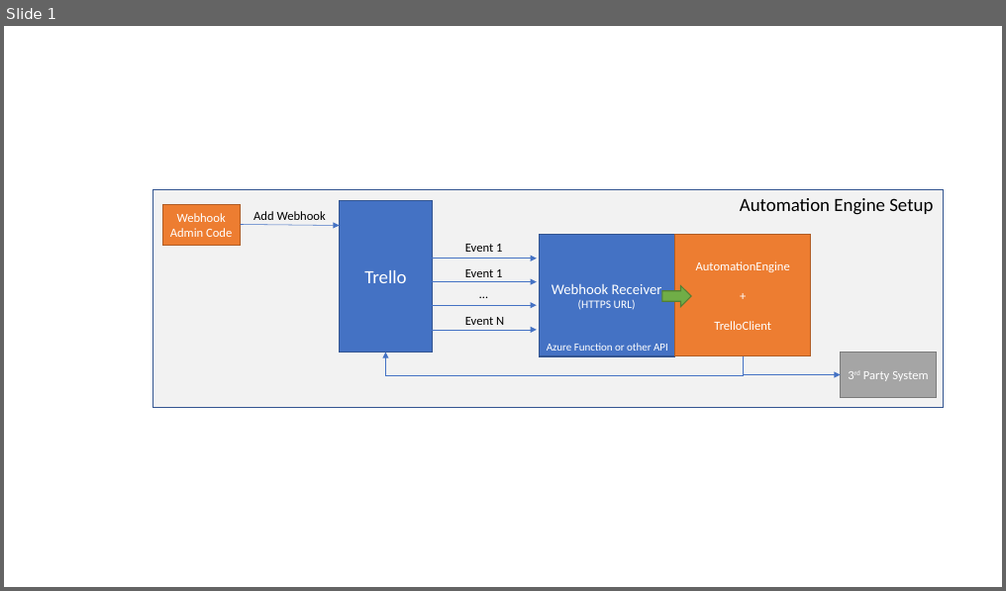
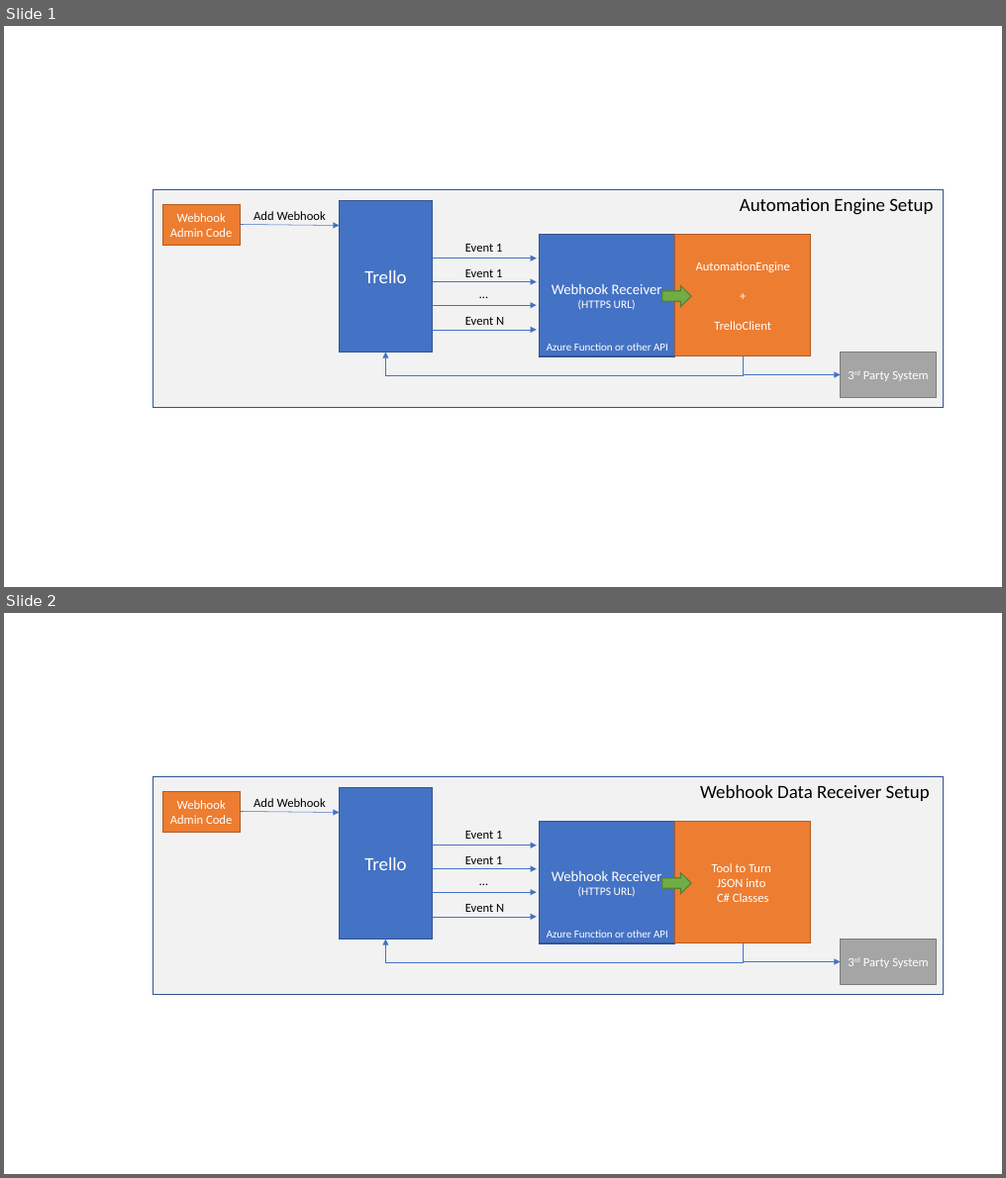
Before and after one commit to rwjdk/TrelloDotNet, a slide deck: Docs/Wiki-Images.pptx. Shown one above the other, each under a label of ours: slide 1 before the commit, slides 1 and 2 after it. The pictures are 1006x591 and 1006x1178 pixels, drawn with LibreOffice and Linux fonts; fonts in the diff are those of the drawing. Boxes give left, top, right and bottom in pixels: in the first picture for what was removed or moved away, otherwise in the second. Text is boxed around its words. In the diff, an @@ line names an element or a change of style, - is before the commit and + after.

Commit message:
- Added Automation Action AddLabelsToCardAction - Added Automation Action AddMembersToCardAction - Added Automation Action RemoveMembersFromCardAction - Added the Webhook Object to the WebhookNotification (Trello recently exposed this feature) - Added MoveCardToListAsync for greater discoverability how to do it (was already possible via UpdateCardAsync) Tweaked various documentation for spelling errors

```diff
--- a/Docs/Wiki-Images.pptx
+++ b/Docs/Wiki-Images.pptx
@@ slide 2 added at (4, 613, 1002, 1174), background #FFFFFF @@
@@ rectangle added at (152, 777, 944, 995), fill #F2F2F2, outline #325491 1 pt @@
@@ rectangle added at (340, 787, 433, 939), fill #4472C4, outline #325491 1 pt, 18 pt, text #FFFFFF @@
+Trello
@@ text added at (700, 785, 930, 801), 18 pt, text #000000 @@
+Webhook Data Receiver Setup
@@ rectangle added at (162, 792, 240, 833), fill #ED7D31, outline #AF5C24 1 pt, 12 pt, text #FFFFFF @@
+Webhook Admin Code
@@ arrow added from (241, 811) to (340, 813), #4472C4 0.5 pt @@
@@ text added at (253, 798, 326, 807), 12 pt, text #000000 @@
+Add Webhook
@@ arrow added from (433, 846) to (537, 846), #4472C4 0.5 pt @@
@@ text added at (465, 831, 502, 839), 12 pt, text #000000 @@
+Event 1
@@ rectangle added at (539, 822, 675, 944), fill #4472C4, outline #325491 1 pt, 14 pt, text #FFFFFF @@
+Webhook Receiver
+(HTTPS URL)
@@ rectangle added at (675, 821, 811, 943), fill #ED7D31, outline #AF5C24 1 pt, 12 pt, text #FFFFFF @@
+Tool to Turn
+JSON into
+C# Classes
@@ arrow added from (433, 869) to (537, 869), #4472C4 0.5 pt @@
@@ text added at (465, 857, 502, 864), 12 pt, text #000000 @@
+Event 1
@@ text added at (472, 869, 497, 892), 12 pt, text #000000 @@
+…
@@ right arrow added at (662, 872, 691, 894), fill #70AD47, outline #538035 1 pt @@
@@ arrow added from (433, 892) to (537, 892), #4472C4 0.5 pt @@
@@ text added at (465, 904, 504, 912), 12 pt, text #000000 @@
+Event N
@@ arrow added from (433, 917) to (537, 917), #4472C4 0.5 pt @@
@@ text added at (547, 930, 668, 938), 10.5 pt, text #FFFFFF @@
+Azure Function or other API
@@ elbow arrow added from (743, 944) to (386, 940), #4472C4 0.5 pt @@
@@ elbow arrow added from (743, 944) to (841, 961), #4472C4 0.5 pt @@
@@ rectangle added at (841, 940, 936, 985), fill #A5A5A5, outline #7A7A7A 1 pt, 12 pt, text #FFFFFF @@
+3rd Party System
```
Also in this commit, not shown: 17 other files.
